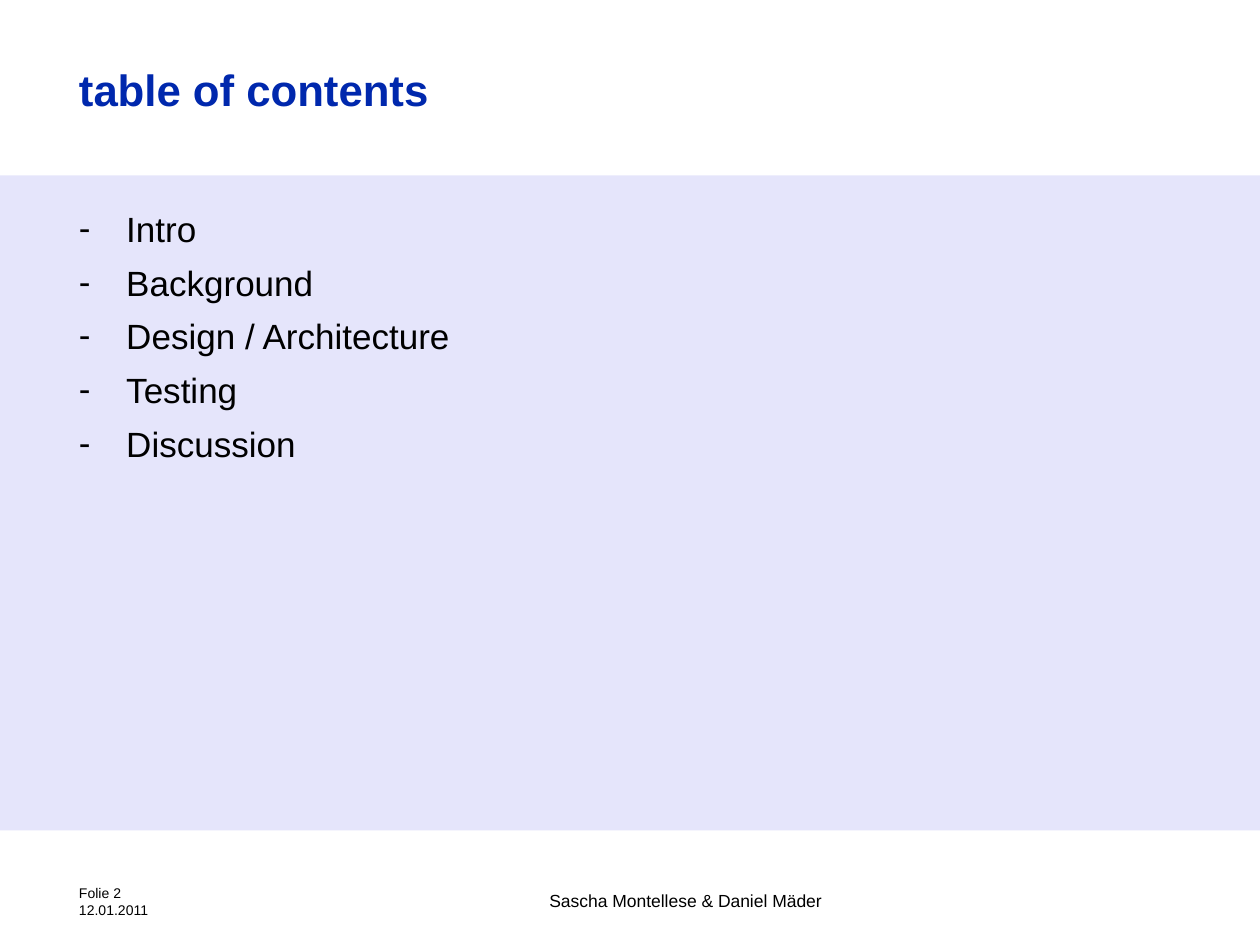
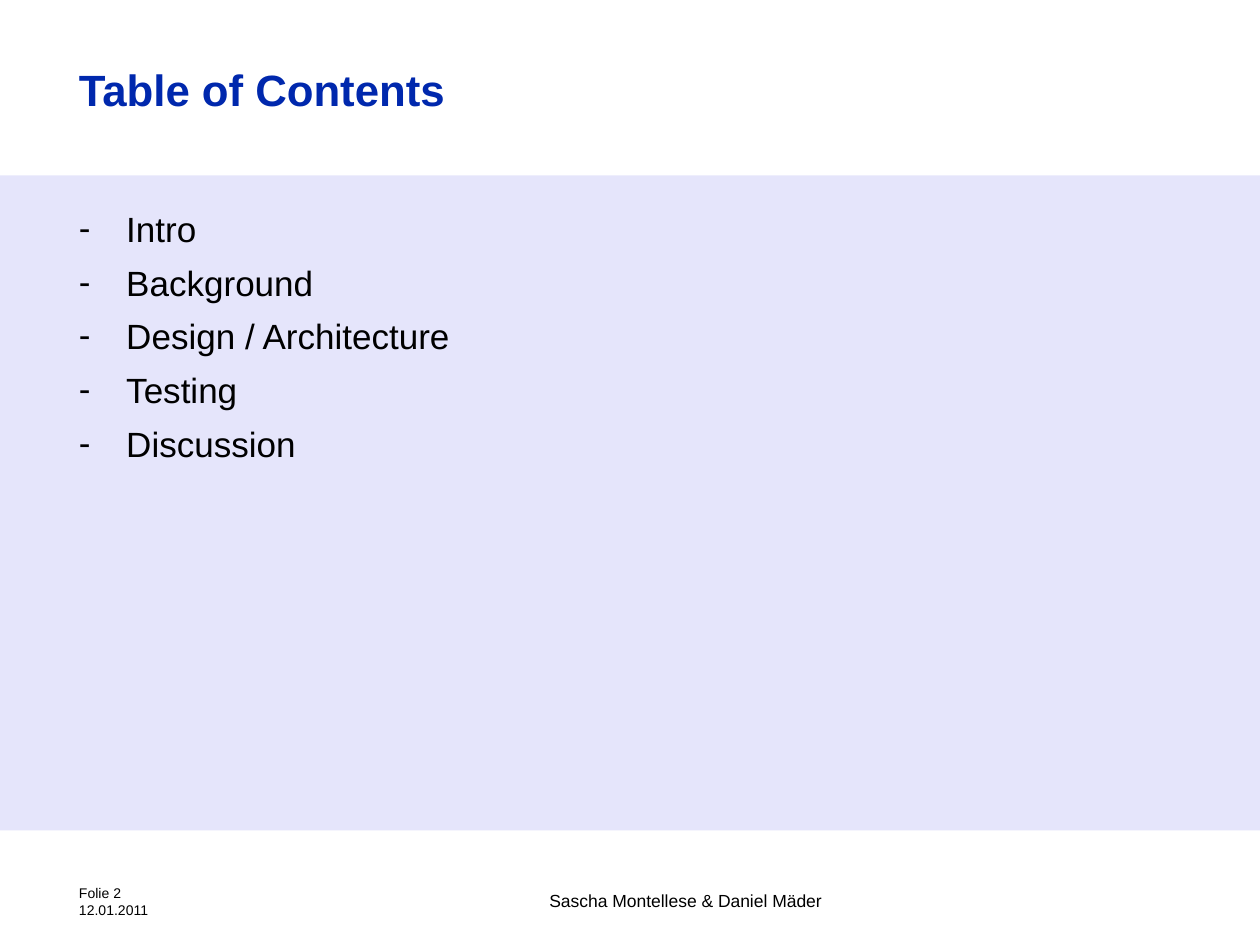
Before and after one commit to Montellese/TSM_MobOp, a slide deck: slide 2 of Starshooter.pptx. Drawn at 1260x945 pixels with LibreOffice and Linux fonts; fonts in the diff are those of the drawing; background and template pictures are left out. Boxes give left, top, right and bottom in pixels: in the first picture for what was removed or moved away, otherwise in the second. Text is boxed around its words. In the diff, an @@ line names an element or a change of style, - is before the commit and + after.

```diff
--- a/Starshooter.pptx
+++ b/Starshooter.pptx
@@ title at (79,74,444,107): text changed @@
-table of contents
+Table of Contents
```
Also in this commit, not shown: 3 other slides changed, 3 slides added, 2 slides removed, 2 other files.
